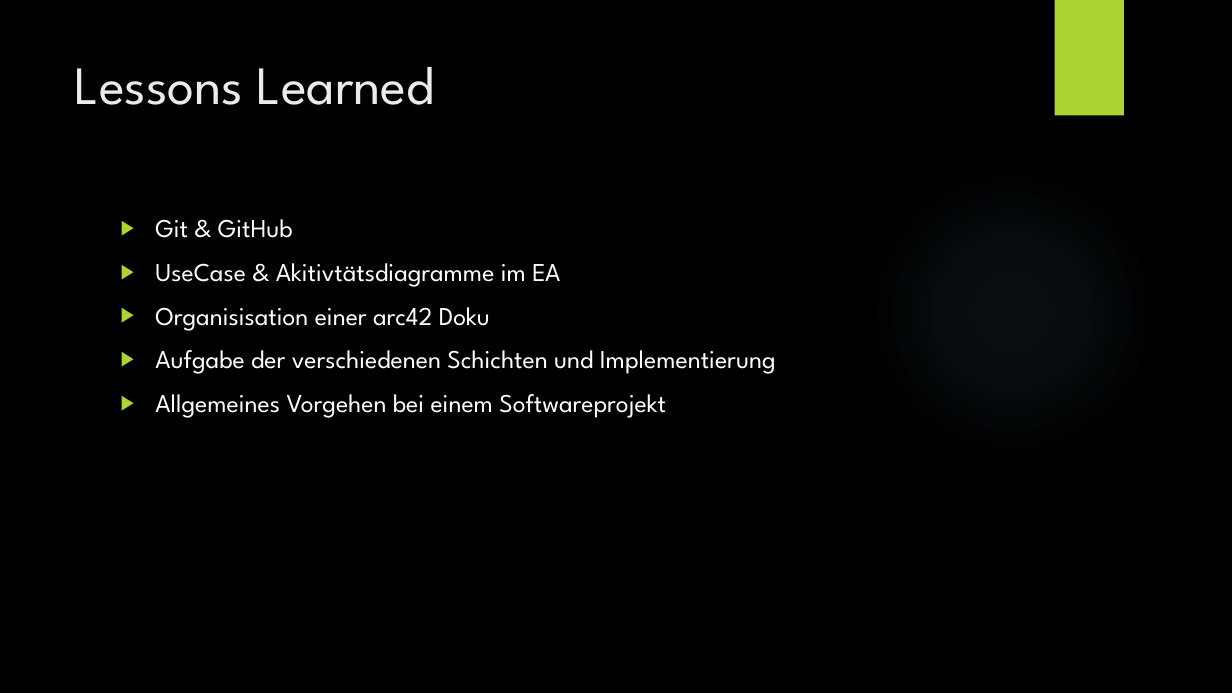
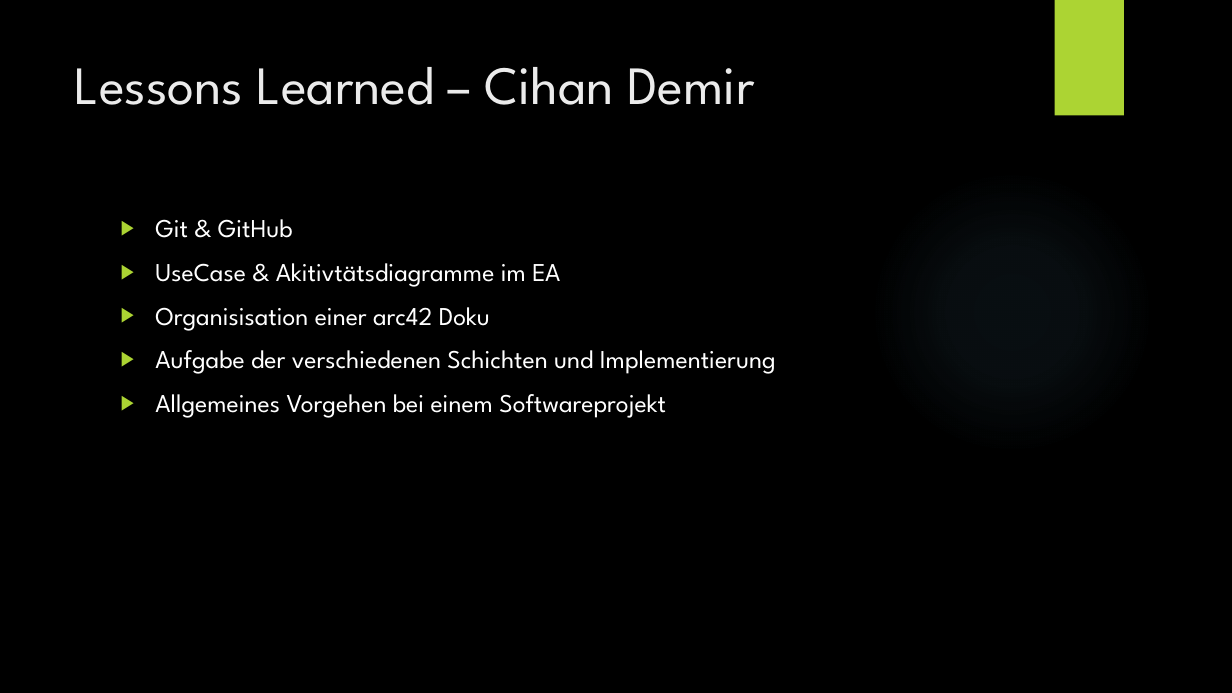
Before and after one commit to lucakuendig/INM21_Group_B, a slide deck: slide 16 of 06_Praesentation/Praesentation_Mangel_Manager.pptx. Drawn at 1232x693 pixels with LibreOffice and Linux fonts; fonts in the diff are those of the drawing; background and template pictures are left out. Boxes give left, top, right and bottom in pixels: in the first picture for what was removed or moved away, otherwise in the second. Text is boxed around its words. In the diff, an @@ line names an element or a change of style, - is before the commit and + after.

Commit message:
Updated Lessons learned

```diff
--- a/06_Praesentation/Praesentation_Mangel_Manager.pptx
+++ b/06_Praesentation/Praesentation_Mangel_Manager.pptx
@@ title at (75,67,754,105): text changed @@
-Lessons Learned
+Lessons Learned – Cihan Demir
```
Also in this commit, not shown: 4 other slides changed.
